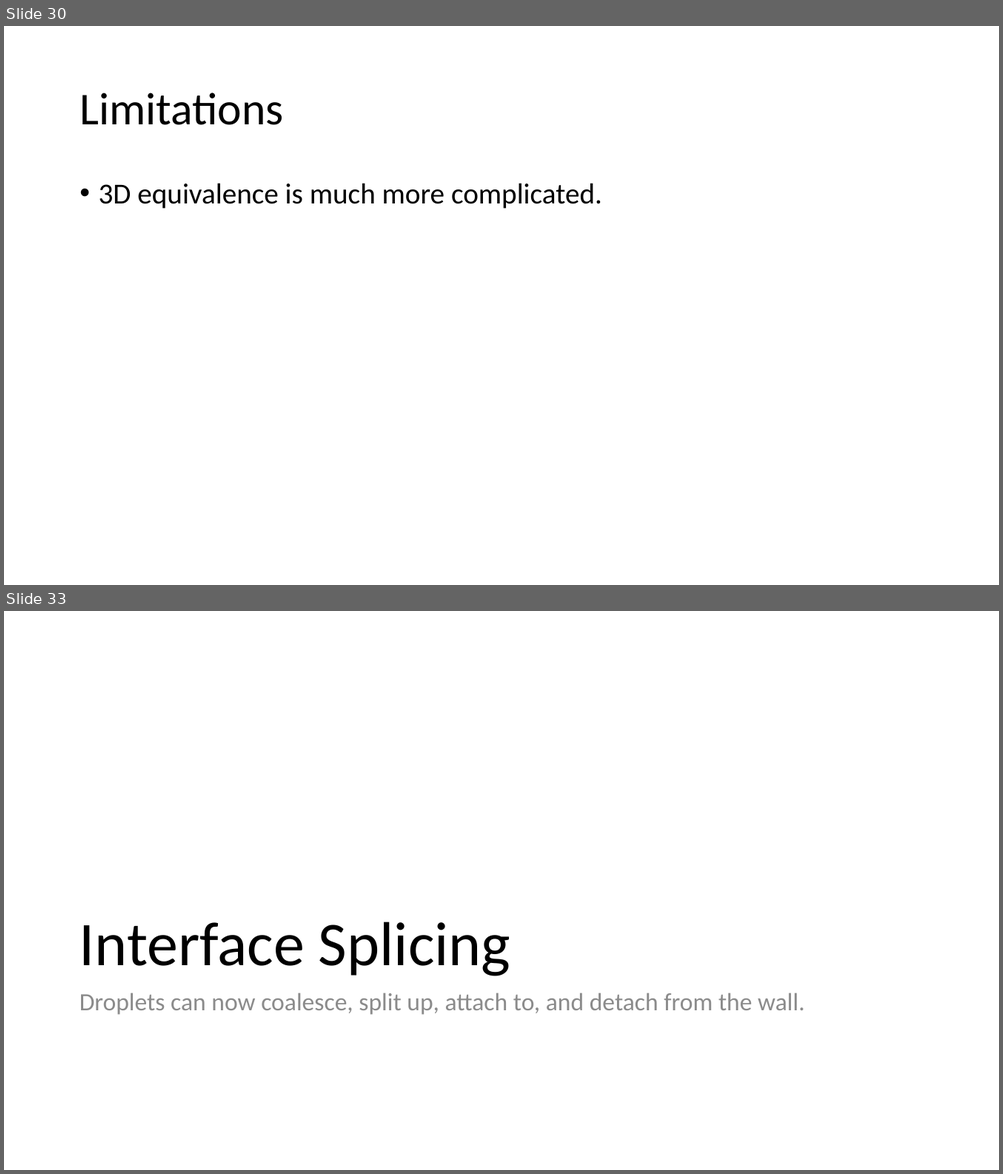
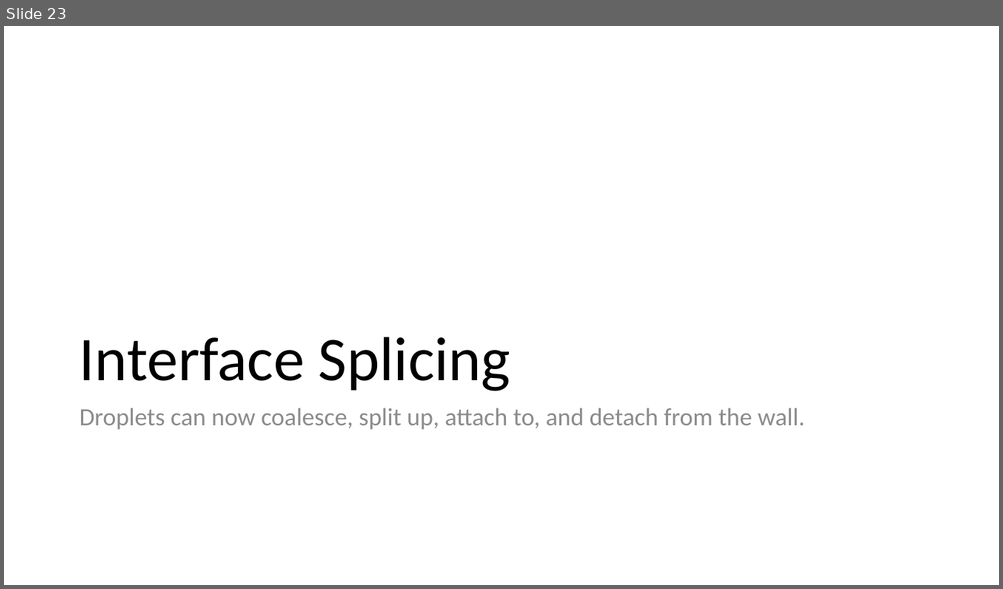
Before and after one commit to Daniel-Chin/droplet, a slide deck: APS_conf/slides.pptx. Shown one above the other, each under a label of ours: slides 30 and 33 before the commit, slide 23 after it; the slides between them are not shown. The pictures are 1003x1174 and 1003x589 pixels, drawn with LibreOffice and Linux fonts; fonts in the diff are those of the drawing. Boxes give left, top, right and bottom in pixels: in the first picture for what was removed or moved away, otherwise in the second. Text is boxed around its words. In the diff, an @@ line names an element or a change of style, - is before the commit and + after.

```diff
--- a/APS_conf/slides.pptx
+++ b/APS_conf/slides.pptx
@@ slide 30 removed at <box>4,26,999,585</box>, background #FFFFFF @@
@@ title removed at <box>79,93,283,125</box> @@
-Limitations
@@ text removed at <box>99,183,602,209</box> @@
-• 3D equivalence is much more complicated.
@@ what was slide 33 is now slide 23 @@
```
Also in this commit, not shown: 2 slides changed, 9 other slides removed.
